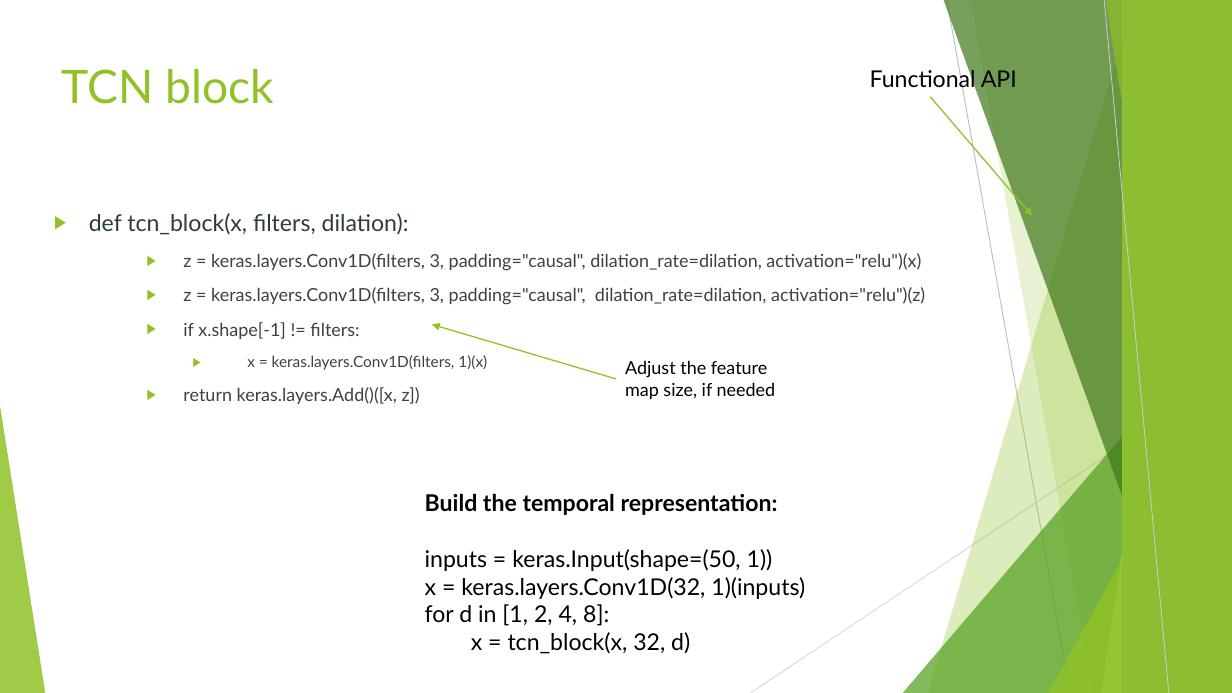
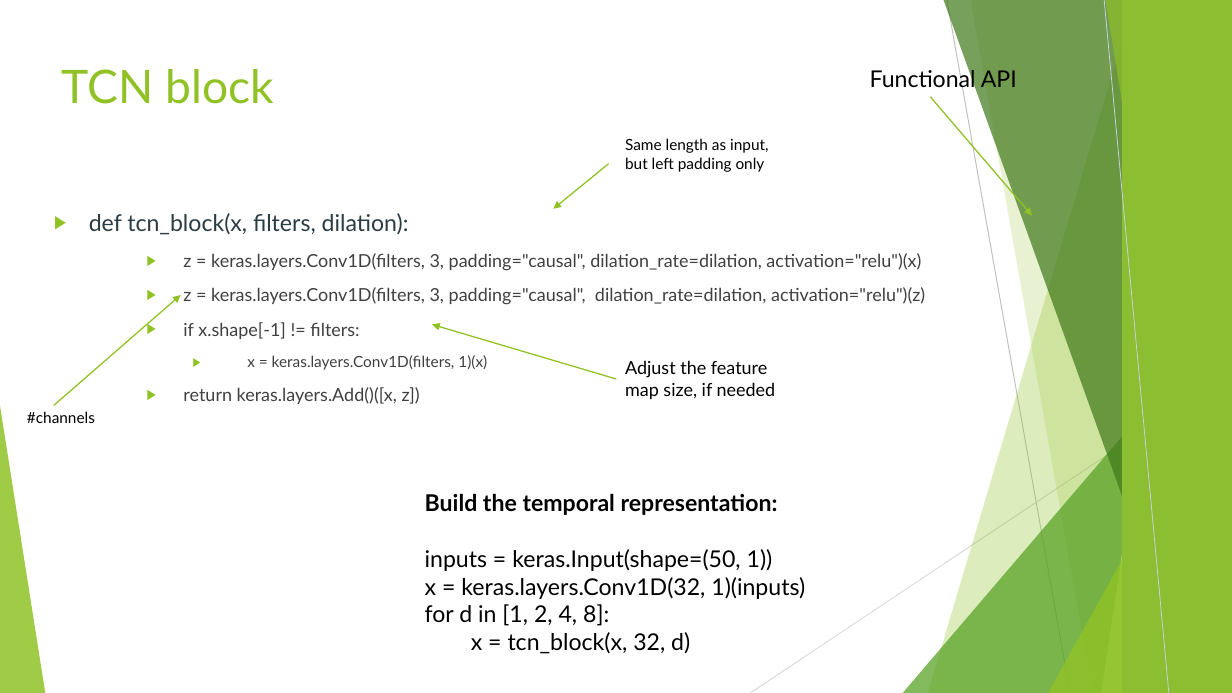
Before and after one commit to FranzGH/timeseries, a slide deck: slide 251 of Slides/05 CNNs.pptx. Drawn at 1232x693 pixels with LibreOffice and Linux fonts; fonts in the diff are those of the drawing. Boxes give left, top, right and bottom in pixels: in the first picture for what was removed or moved away, otherwise in the second. Text is boxed around its words. In the diff, an @@ line names an element or a change of style, - is before the commit and + after.

```diff
--- a/Slides/05 CNNs.pptx
+++ b/Slides/05 CNNs.pptx
@@ text added at [625,138,768,172], 12 pt, text #000000 @@
+Same length as input, but left padding only
@@ arrow added from (609, 164) to (554, 209), #90C226 1 pt @@
@@ arrow added from (55, 405) to (180, 295), #90C226 1 pt @@
@@ text added at [27,411,95,423], 12 pt, text #000000 @@
+#channels
```
Also in this commit, not shown: 32 other slides changed, 1 slide added, 5 other files.
